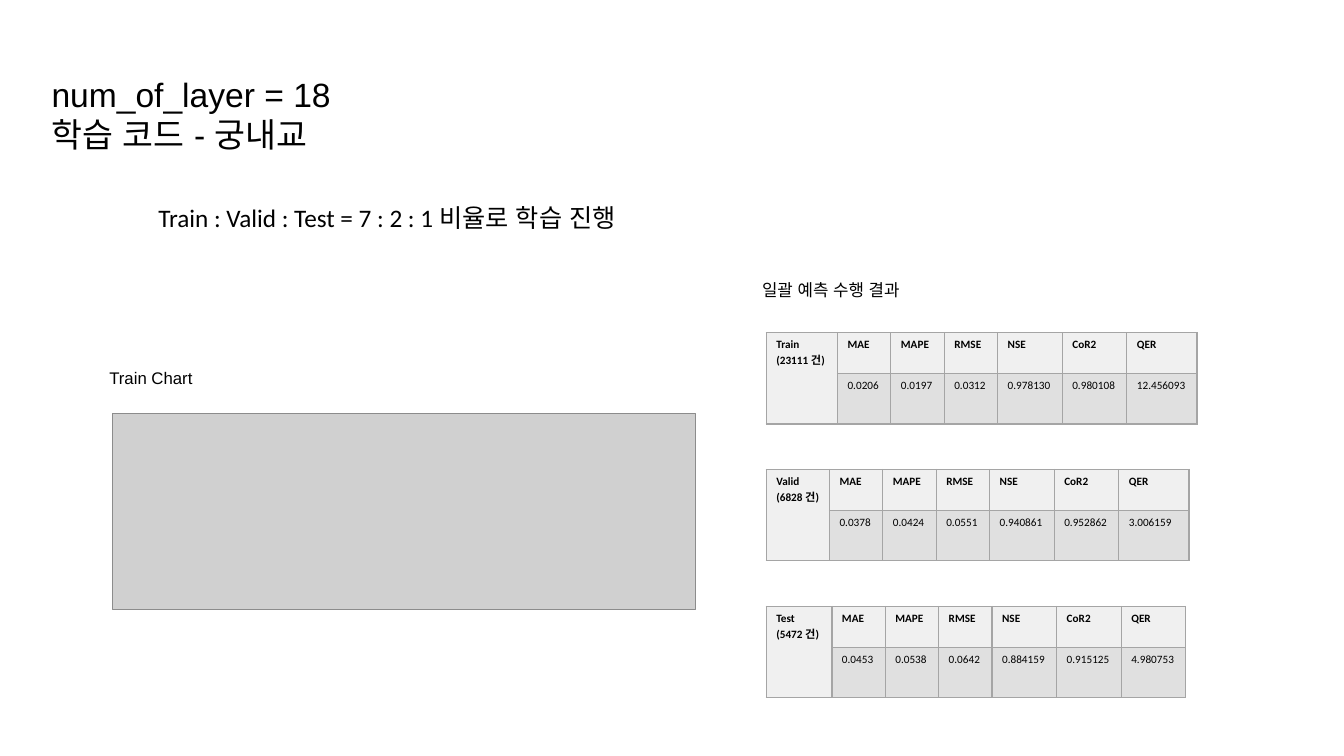
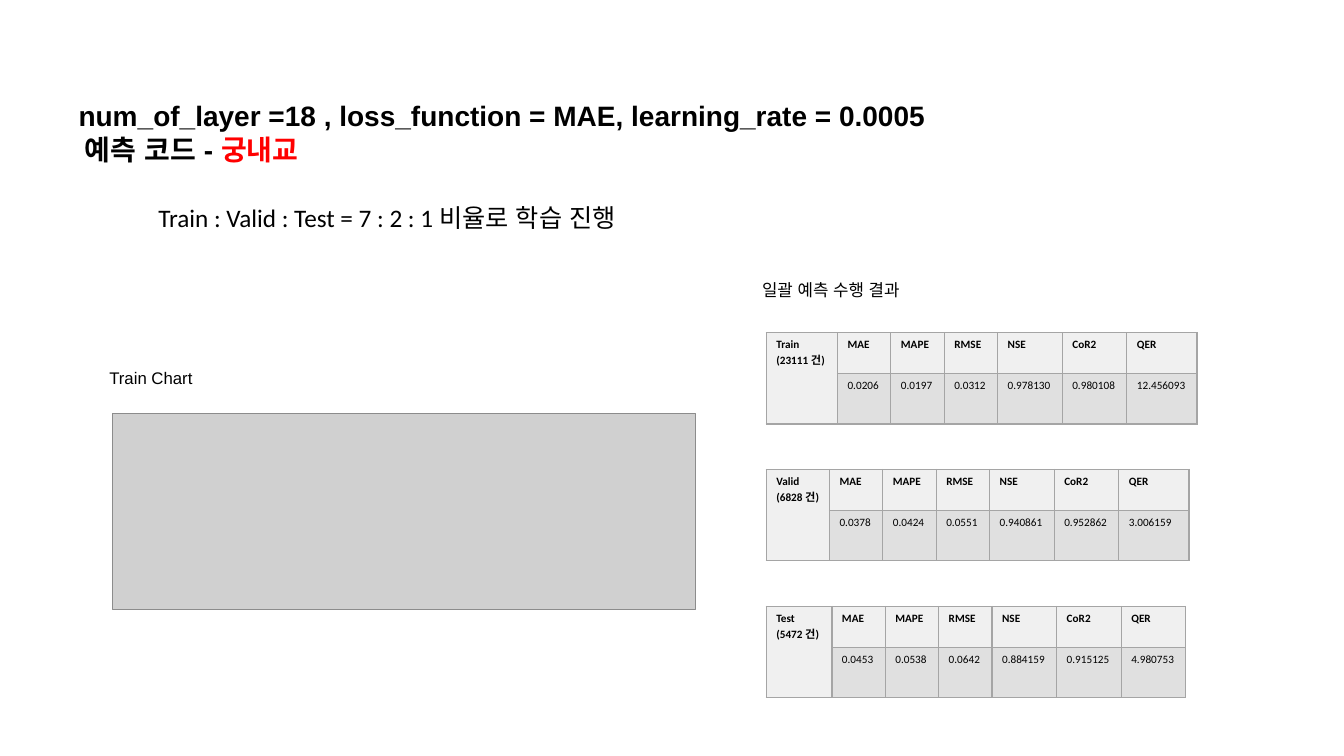
Before and after one commit to JEONGMIN0000/TrainDataCreater_LSTM, a slide deck: slide 7 of ParallelLSTM/result/성능개선 3 결과.pptx (slide 15 before the commit). Drawn at 1344x756 pixels with LibreOffice and Linux fonts; fonts in the diff are those of the drawing; grey boxes stand for pictures. Boxes give left, top, right and bottom in pixels: in the first picture for what was removed or moved away, otherwise in the second. Text is boxed around its words. In the diff, an @@ line names an element or a change of style, - is before the commit and + after.

```diff
--- a/ParallelLSTM/result/성능개선 3 결과.pptx
+++ b/ParallelLSTM/result/성능개선 3 결과.pptx
@@ text at [79,105,925,163]: text changed; size 24 to 20 pt; bold on @@
-num_of_layer = 18
-학습 코드 - 궁내교
+num_of_layer =18 , loss_function = MAE, learning_rate = 0.0005
+예측 코드 - 궁내교
```
Also in this commit, not shown: 8 other slides changed, 9 slides removed, 1 other file.
